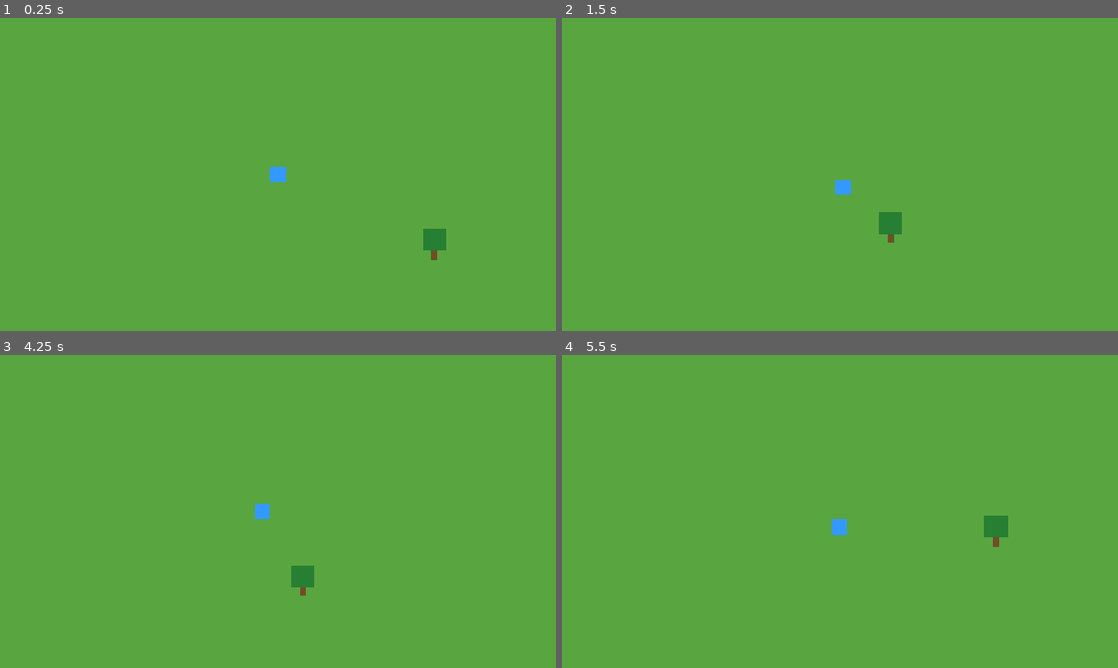
Above: before the commit, frames 1-4 (two rows, left to right).
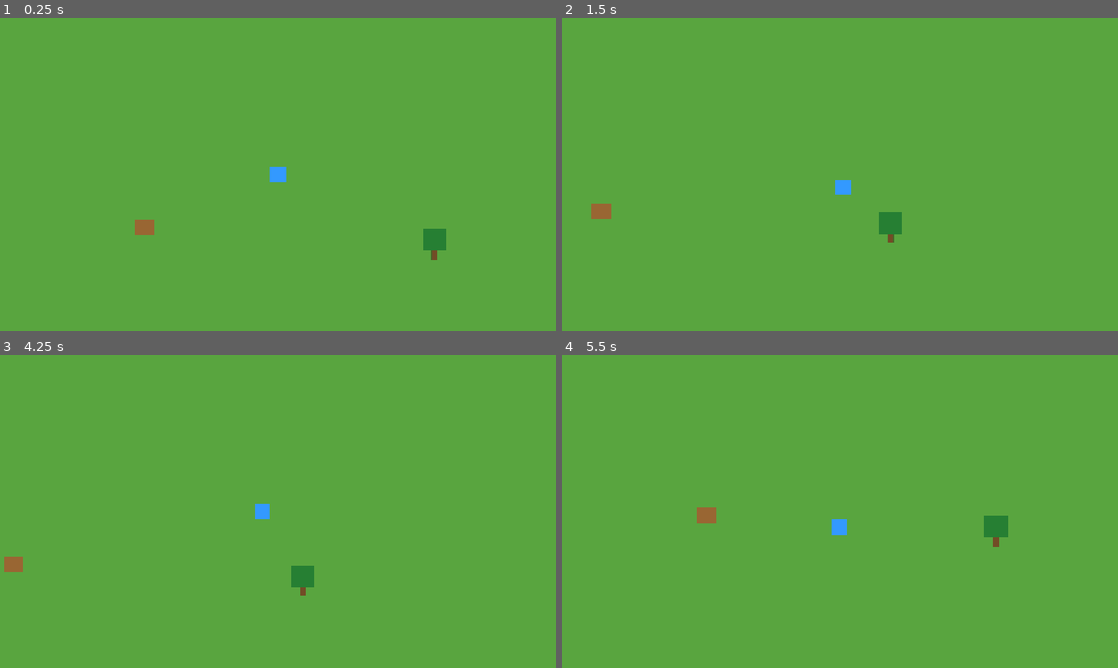
Above: after the commit, the same moments.

Repository: kimtuna/test_game
Game: Godot game, scene res://scenes/Main.tscn
Same seed, same stepped clock (60 frames per second), same inputs: the game is played once before the commit and once after it.
Inputs:
- Up to frame 1 (0.25 s): no input
- Up to frame 2 (1.5 s): tap Enter (ui_accept) at 0.5, 0.6, 0.77, 1.07, 1.35 s; hold Right (ui_right) 0.53-1.28 s; hold Down (ui_down) from 1.28 s (still down)
- Up to frame 3 (4.25 s): tap Enter (ui_accept) at 1.52, 1.82, 2.1, 2.85, 3.02, 3.32, 3.6, 3.77, 4.07 s; release Down (ui_down) at 2.03 s; hold Right (ui_right) 2.03-2.78 s; hold Up (ui_up) 2.78-3.53 s; hold Left (ui_left) from 3.53 s (still down)
- Up to frame 4 (5.5 s): tap Enter (ui_accept) at 4.35, 4.52, 4.82, 5.1 s; release Left (ui_left) at 5.03 s; hold Down (ui_down) from 5.03 s (still down)

The runs differ from the first frame. In frame 1, 0.2% of the frame differs, in the area x 24-28%, y 64-70%; in frame 2, 0.2%; in frame 3, 0.2%; in frame 4, 0.2%, in the area x 24-28%, y 48-54%.

Commit message:
feat: 사냥 가능한 동물(Animal) 첫 조각 추가 - 도망 트리거 없는 고정 동물을 섬에 배치, Player가 근접해 ui_accept를 반복 입력하면 체력이 깎이다 0 이하가 되면 사냥되어 자원(고기) 획득 (design.md 로드맵 채집/사냥/포획 중 사냥 축의 뼈대), 헤드리스 통합 테스트로 검증

Diff:
--- /dev/null
+++ b/scenes/Animal.tscn
@@ -0,0 +1,15 @@
+[gd_scene load_steps=3 format=3]
+
+[ext_resource type="Script" path="res://scripts/animal.gd" id="1"]
+
+[sub_resource type="CircleShape2D" id="CircleShape2D_1"]
+radius = 50.0
+
+[node name="Animal" type="Area2D"]
+script = ExtResource("1")
+
+[node name="Sprite2D" type="Sprite2D" parent="."]
+offset = Vector2(0, -16)
+
+[node name="CollisionShape2D" type="CollisionShape2D" parent="."]
+shape = SubResource("CircleShape2D_1")
--- a/scenes/Main.tscn
+++ b/scenes/Main.tscn
@@ -1,9 +1,10 @@
-[gd_scene load_steps=5 format=3]
+[gd_scene load_steps=6 format=3]
 
 [ext_resource type="PackedScene" path="res://scenes/Player.tscn" id="1"]
 [ext_resource type="Script" path="res://scripts/terrain.gd" id="2"]
 [ext_resource type="PackedScene" path="res://scenes/Tree.tscn" id="3"]
 [ext_resource type="Script" path="res://scripts/main.gd" id="4"]
+[ext_resource type="PackedScene" path="res://scenes/Animal.tscn" id="5"]
 
 [node name="Main" type="Node2D"]
 script = ExtResource("4")
@@ -23,6 +24,9 @@
 [node name="Tree" parent="." instance=ExtResource("3")]
 position = Vector2(900, 500)
 
+[node name="Animal" parent="." instance=ExtResource("5")]
+position = Vector2(300, 450)
+
 [node name="UI" type="CanvasLayer" parent="."]
 
 [node name="InventoryLabel" type="Label" parent="UI"]
--- /dev/null
+++ b/scripts/animal.gd
@@ -0,0 +1,50 @@
+extends Area2D
+
+# 사냥 가능한 동물의 첫 조각. design.md의 도주 트리거(발소리/시야/피격 감지)는
+# 아직 구현하지 않은 고정 개체다 — 이번 단계는 "사냥" 상호작용의 뼈대(반복
+# 공격으로 체력을 깎아 잡으면 자원을 얻는 흐름)만 다룬다. 포획(마취총, 체력
+# 8% 미만 조건)은 별도 무기/아이템 시스템이 필요해 다음 단계로 미룬다.
+
+signal harvested(resource_name: String, amount: int)
+
+const MAX_HEALTH: int = 100
+const ATTACK_DAMAGE: int = 34
+
+var health: int = MAX_HEALTH
+var player_nearby: CharacterBody2D = null
+
+@onready var sprite: Sprite2D = $Sprite2D
+
+func _ready() -> void:
+	add_to_group("harvestable")
+	body_entered.connect(_on_body_entered)
+	body_exited.connect(_on_body_exited)
+	sprite.texture = _create_animal_texture()
+
+func _on_body_entered(body: Node2D) -> void:
+	if body.is_in_group("player"):
+		player_nearby = body
+
+func _on_body_exited(body: Node2D) -> void:
+	if body == player_nearby:
+		player_nearby = null
+
+func _process(_delta: float) -> void:
+	if player_nearby != null and Input.is_action_just_pressed("ui_accept"):
+		_attack()
+
+func _attack() -> void:
+	health -= ATTACK_DAMAGE
+	print("동물을 공격했다. 남은 체력: %d" % health)
+	if health <= 0:
+		print("동물을 사냥했다: 고기 x1")
+		harvested.emit("고기", 1)
+		queue_free()
+
+func _create_animal_texture() -> ImageTexture:
+	var image := Image.create(40, 32, false, Image.FORMAT_RGBA8)
+	image.fill(Color(0, 0, 0, 0))
+	for x in range(40):
+		for y in range(32):
+			image.set_pixel(x, y, Color(0.6, 0.4, 0.2))
+	return ImageTexture.create_from_image(image)
--- /dev/null
+++ b/tests/animal_hunt_headless_test.gd
@@ -0,0 +1,61 @@
+extends SceneTree
+
+# 헤드리스 환경에서 동물 사냥 상호작용을 검증하는 통합 테스트.
+# 실행: godot --headless --path . --script res://tests/animal_hunt_headless_test.gd
+# Player를 Animal 위치로 이동시켜 상호작용 범위에 들어가게 한 뒤, ui_accept를
+# 반복 입력해 체력이 0 이하가 되면 실제로 사라지고(사냥됨) 인벤토리에 반영되는지 확인한다.
+
+func _initialize() -> void:
+	var main: Node2D = load("res://scenes/Main.tscn").instantiate()
+	root.add_child(main)
+	await process_frame
+
+	var player: CharacterBody2D = main.get_node("Player")
+	var animal: Area2D = main.get_node("Animal")
+
+	var ok := true
+
+	# 범위 밖에서는 ui_accept를 눌러도 체력이 줄지 않아야 한다.
+	player.global_position = animal.global_position + Vector2(500, 500)
+	await physics_frame
+	Input.action_press("ui_accept")
+	await process_frame
+	Input.action_release("ui_accept")
+	await process_frame
+	if animal.health != animal.MAX_HEALTH:
+		push_error("FAIL: 범위 밖인데도 동물 체력이 줄어듦 (health=%d)" % animal.health)
+		ok = false
+
+	# Player를 동물 위치로 이동시켜 상호작용 범위에 들어가게 한다.
+	player.global_position = animal.global_position
+	for i in range(5):
+		await physics_frame
+
+	if animal.player_nearby == null:
+		push_error("FAIL: Player가 Animal의 상호작용 범위에 들어갔는데도 player_nearby가 설정되지 않음")
+		ok = false
+
+	# 체력이 0 이하가 될 때까지 반복 공격 (MAX_HEALTH=100, ATTACK_DAMAGE=34 -> 3회).
+	var hits := 0
+	while is_instance_valid(animal) and animal.is_inside_tree() and hits < 10:
+		Input.action_press("ui_accept")
+		await process_frame
+		Input.action_release("ui_accept")
+		await process_frame
+		hits += 1
+
+	if is_instance_valid(animal) and animal.is_inside_tree():
+		push_error("FAIL: 반복 공격했는데도 동물이 사냥되지 않음")
+		ok = false
+
+	var inventory_label: Label = main.get_node("UI/InventoryLabel")
+	if inventory_label.text != "고기: 1":
+		push_error("FAIL: 사냥 후 인벤토리 라벨이 기대한 값(고기: 1)이 아님 (실제: %s)" % inventory_label.text)
+		ok = false
+
+	if ok:
+		print("HEADLESS_ANIMAL_HUNT_TEST: PASS (hits=%d)" % hits)
+		quit(0)
+	else:
+		print("HEADLESS_ANIMAL_HUNT_TEST: FAIL")
+		quit(1)
